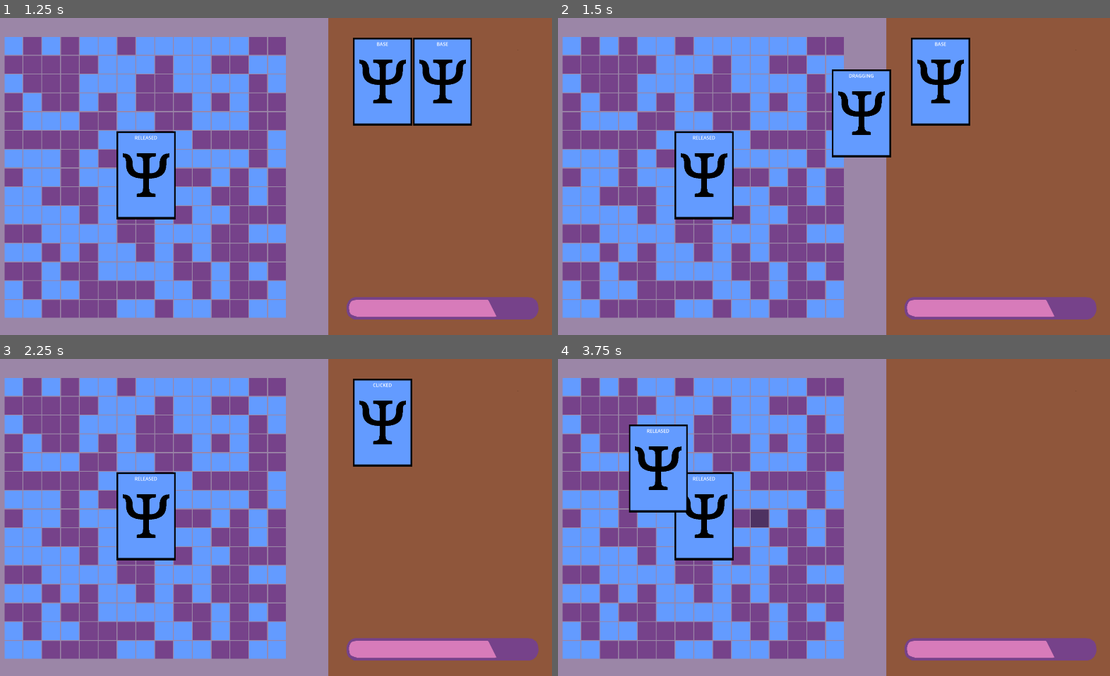
Above: before the commit, frames 1-4 (two rows, left to right).
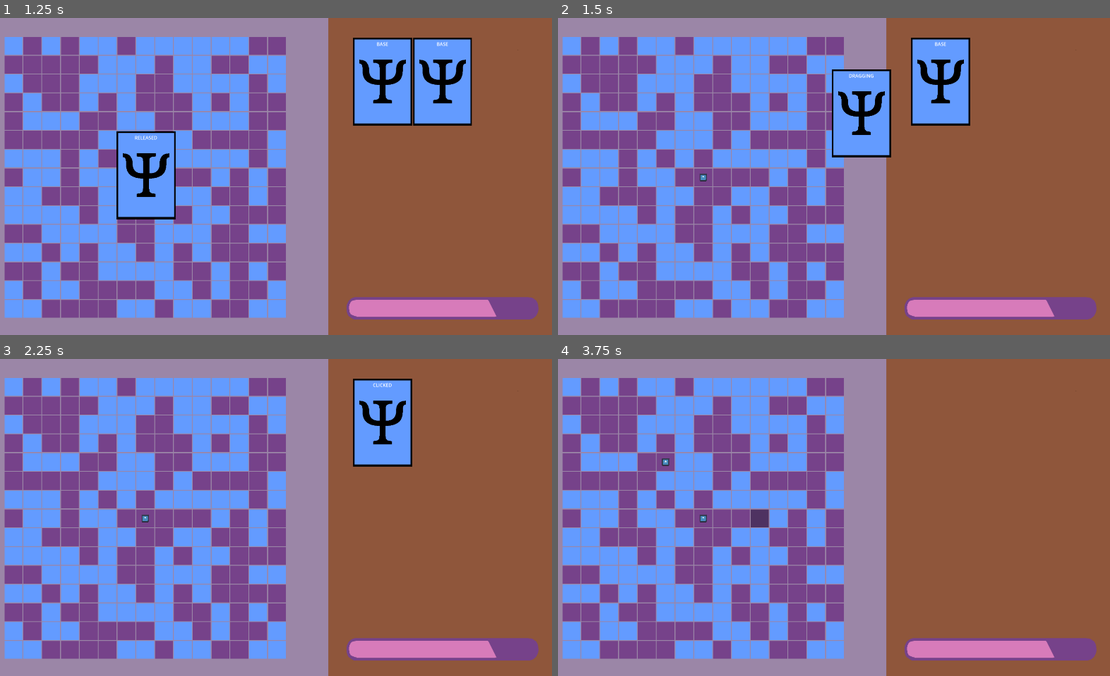
Above: after the commit, the same moments.

Repository: 20akshay00/LudumDare55
Game: Godot game, scene res://scenes/world.tscn
The game is run twice, just before and just after one commit, with the same random seed, the same clock (stepped at 60 frames per second) and the same inputs. The engine's default icon, where the game draws it, is replaced by a stand-in: a white triangle on a blue panel in a dark square.
Inputs (mouse positions are in pixels of both pictures, inside the frame that each line leads up to):
- Up to frame 1 (1.25 s): tap Enter at 0.5 s; drag from (380, 84) to (143, 176) at 0.52 s
- Up to frame 2 (1.5 s): tap Space at 1.25 s; drag from (938, 84) to (701, 176) at 1.27 s
- Up to frame 3 (2.25 s): tap Enter at 2 s; move the mouse to (380, 425) at 2.02 s; press the mouse at (380, 425) at 2.03 s
- Up to frame 4 (3.75 s): release the mouse at (938, 425) at 2.75 s; tap Space at 2.75 s; drag from (701, 517) to (657, 469) at 2.77 s; tap Enter at 3.5 s; drag from (701, 517) to (856, 517) at 3.52 s

Frame 1 is identical in both runs. In frame 2, 2.2% of the frame differs, in the area x 21-32%, y 35-64%; in frame 3, 2.2%; in frame 4, 4.0%, in the area x 12-32%, y 20-64%.

Commit message:
add naive creature spawn

Diff:
--- /dev/null
+++ b/globals/Events.tscn
@@ -0,0 +1,6 @@
+[gd_scene load_steps=2 format=3 uid="uid://dknjc2y5prfeb"]
+
+[ext_resource type="Script" path="res://globals/events.gd" id="1_85bge"]
+
+[node name="Events" type="Node"]
+script = ExtResource("1_85bge")
--- /dev/null
+++ b/globals/events.gd
@@ -0,0 +1,11 @@
+extends Node
+
+signal card_played(pos: Vector2, creature: PackedScene)
+
+# Called when the node enters the scene tree for the first time.
+func _ready() -> void:
+	pass # Replace with function body.
+
+# Called every frame. 'delta' is the elapsed time since the previous frame.
+func _process(delta: float) -> void:
+	pass
--- a/project.godot
+++ b/project.godot
@@ -14,6 +14,10 @@
 run/main_scene="res://scenes/world.tscn"
 config/features=PackedStringArray("4.2", "Mobile")
 config/icon="res://icon.svg"
+
+[autoload]
+
+Events="*res://globals/Events.tscn"
 
 [display]
 
--- a/scenes/arena.tscn
+++ b/scenes/arena.tscn
@@ -10,24 +10,35 @@
 texture = ExtResource("1_gpcnh")
 texture_region_size = Vector2i(128, 128)
 0:0/0 = 0
+0:0/0/physics_layer_0/linear_velocity = Vector2(0, 0)
+0:0/0/physics_layer_0/angular_velocity = 0.0
+0:0/0/physics_layer_0/polygon_0/points = PackedVector2Array(-64, -64, 64, -64, 64, 64, -64, 64)
 
 [sub_resource type="TileSetAtlasSource" id="TileSetAtlasSource_vc03b"]
 texture = ExtResource("2_ka43n")
 texture_region_size = Vector2i(128, 128)
 0:0/0 = 0
+0:0/0/physics_layer_0/linear_velocity = Vector2(0, 0)
+0:0/0/physics_layer_0/angular_velocity = 0.0
+0:0/0/physics_layer_0/polygon_0/points = PackedVector2Array(-64, -64, 64, -64, 64, 64, -64, 64)
 
 [sub_resource type="TileSetAtlasSource" id="TileSetAtlasSource_sns1y"]
 texture = ExtResource("3_1h402")
 texture_region_size = Vector2i(128, 128)
 0:0/0 = 0
+0:0/0/physics_layer_0/linear_velocity = Vector2(0, 0)
+0:0/0/physics_layer_0/angular_velocity = 0.0
 
 [sub_resource type="TileSetAtlasSource" id="TileSetAtlasSource_mg8nu"]
 texture = ExtResource("4_fahlq")
 texture_region_size = Vector2i(128, 128)
 0:0/0 = 0
+0:0/0/physics_layer_0/linear_velocity = Vector2(0, 0)
+0:0/0/physics_layer_0/angular_velocity = 0.0
 
 [sub_resource type="TileSet" id="TileSet_t14k7"]
 tile_size = Vector2i(128, 128)
+physics_layer_0/collision_layer = 2
 sources/0 = SubResource("TileSetAtlasSource_rk2v6")
 sources/1 = SubResource("TileSetAtlasSource_vc03b")
 sources/2 = SubResource("TileSetAtlasSource_sns1y")
--- a/scenes/card_ui/card_states/card_released_state.gd
+++ b/scenes/card_ui/card_states/card_released_state.gd
@@ -10,6 +10,7 @@
 
 func on_input(_event: InputEvent) -> void:
 	if played:
+		card_ui.play()
 		return
 
 	transition_requested.emit(self, CardState.State.BASE)
--- a/scenes/card_ui/card_ui.gd
+++ b/scenes/card_ui/card_ui.gd
@@ -7,6 +7,7 @@
 @onready var state = $State
 @onready var state_machine: CardStateMachine = $CardStateMachine as CardStateMachine
 @onready var targets: Array[Node] = []
+@export var creature_scene: PackedScene
 
 func _ready() -> void:
 	state_machine.init(self)
@@ -23,9 +24,13 @@
 func _on_mouse_exited() -> void:
 	state_machine.on_mouse_exited()
 
-func _on_drop_point_detector_area_entered(area: Area2D) -> void:
-	if not targets.has(area):
-		targets.append(area)
+func _on_drop_point_detector_body_entered(body: Node2D) -> void:
+	if not targets.has(body):
+		targets.append(body)
 
-func _on_drop_point_detector_area_exited(area: Area2D) -> void:
-	targets.erase(area)
+func _on_drop_point_detector_body_exited(body: Node2D) -> void:
+	targets.erase(body)
+
+func play() -> void:
+	Events.card_played.emit(get_global_mouse_position(), creature_scene)
+	queue_free()
--- a/scenes/card_ui/card_ui.tscn
+++ b/scenes/card_ui/card_ui.tscn
@@ -1,7 +1,8 @@
-[gd_scene load_steps=9 format=3 uid="uid://qyfifg1ffgtp"]
+[gd_scene load_steps=10 format=3 uid="uid://qyfifg1ffgtp"]
 
 [ext_resource type="Texture2D" uid="uid://dxo1vrvnv6w72" path="res://assets/art/card.png" id="1_0g0hq"]
 [ext_resource type="Script" path="res://scenes/card_ui/card_ui.gd" id="1_yyvpy"]
+[ext_resource type="PackedScene" uid="uid://pankmv5l5j61" path="res://scenes/summons/test_creature.tscn" id="2_ltexs"]
 [ext_resource type="Script" path="res://scenes/card_ui/card_state_machine.gd" id="3_lpbt2"]
 [ext_resource type="Script" path="res://scenes/card_ui/card_states/card_base_state.gd" id="4_0upvv"]
 [ext_resource type="Script" path="res://scenes/card_ui/card_states/card_clicked_state.gd" id="5_vrjiv"]
@@ -18,6 +19,7 @@
 offset_right = 40.0
 offset_bottom = 40.0
 script = ExtResource("1_yyvpy")
+creature_scene = ExtResource("2_ltexs")
 
 [node name="Sprite2D" type="Sprite2D" parent="."]
 position = Vector2(100, 147)
@@ -25,7 +27,6 @@
 
 [node name="DropPointDetector" type="Area2D" parent="."]
 collision_mask = 2
-monitorable = false
 
 [node name="CollisionShape2D" type="CollisionShape2D" parent="DropPointDetector"]
 position = Vector2(100, 147)
@@ -61,5 +62,5 @@
 [connection signal="gui_input" from="." to="." method="_on_gui_input"]
 [connection signal="mouse_entered" from="." to="." method="_on_mouse_entered"]
 [connection signal="mouse_exited" from="." to="." method="_on_mouse_exited"]
-[connection signal="area_entered" from="DropPointDetector" to="." method="_on_drop_point_detector_area_entered"]
-[connection signal="area_exited" from="DropPointDetector" to="." method="_on_drop_point_detector_area_exited"]
+[connection signal="body_entered" from="DropPointDetector" to="." method="_on_drop_point_detector_body_entered"]
+[connection signal="body_exited" from="DropPointDetector" to="." method="_on_drop_point_detector_body_exited"]
--- /dev/null
+++ b/scenes/game_manager.gd
@@ -0,0 +1,11 @@
+extends Node
+
+@export var arena: TileMap
+# Called when the node enters the scene tree for the first time.
+func _ready() -> void:
+	Events.card_played.connect(_on_card_played)
+
+func _on_card_played(pos: Vector2, creature_scene: PackedScene):
+	var creature = creature_scene.instantiate()
+	arena.add_child(creature)
+	creature.position = arena.map_to_local((arena.local_to_map(arena.to_local(pos))))
--- /dev/null
+++ b/scenes/summons/test_creature.tscn
@@ -0,0 +1,9 @@
+[gd_scene load_steps=2 format=3 uid="uid://pankmv5l5j61"]
+
+[ext_resource type="Texture2D" uid="uid://ww33jps55qea" path="res://icon.svg" id="1_v7ngs"]
+
+[node name="TestCreature" type="CharacterBody2D"]
+
+[node name="Sprite2D" type="Sprite2D" parent="."]
+scale = Vector2(0.4, 0.4)
+texture = ExtResource("1_v7ngs")
--- a/scenes/world.tscn
+++ b/scenes/world.tscn
@@ -1,14 +1,16 @@
 [gd_scene load_steps=6 format=3 uid="uid://crl8rxi0nkwqm"]
 
+[ext_resource type="Script" path="res://scenes/game_manager.gd" id="1_1nhbm"]
 [ext_resource type="PackedScene" uid="uid://bjaekult8bagh" path="res://scenes/arena.tscn" id="1_6slqh"]
 [ext_resource type="Texture2D" uid="uid://duo31a2ydqg8u" path="res://assets/art/background_temp.png" id="1_eefpu"]
 [ext_resource type="PackedScene" uid="uid://qyfifg1ffgtp" path="res://scenes/card_ui/card_ui.tscn" id="3_a8svq"]
 [ext_resource type="Script" path="res://scenes/ui/hand.gd" id="3_cbcvj"]
 
-[sub_resource type="RectangleShape2D" id="RectangleShape2D_v0a8h"]
-size = Vector2(960, 948)
+[node name="World" type="Node2D"]
 
-[node name="World" type="Node2D"]
+[node name="GameManager" type="Node" parent="." node_paths=PackedStringArray("arena")]
+script = ExtResource("1_1nhbm")
+arena = NodePath("../Arena")
 
 [node name="Sprite2D" type="Sprite2D" parent="."]
 position = Vector2(960, 540)
@@ -16,13 +18,6 @@
 
 [node name="Arena" parent="." instance=ExtResource("1_6slqh")]
 position = Vector2(57, 63)
-
-[node name="CardDropArea" type="Area2D" parent="."]
-collision_layer = 2
-
-[node name="CollisionShape2D" type="CollisionShape2D" parent="CardDropArea"]
-position = Vector2(540, 543)
-shape = SubResource("RectangleShape2D_v0a8h")
 
 [node name="BattleUI" type="CanvasLayer" parent="." groups=["ui_layer"]]
 
